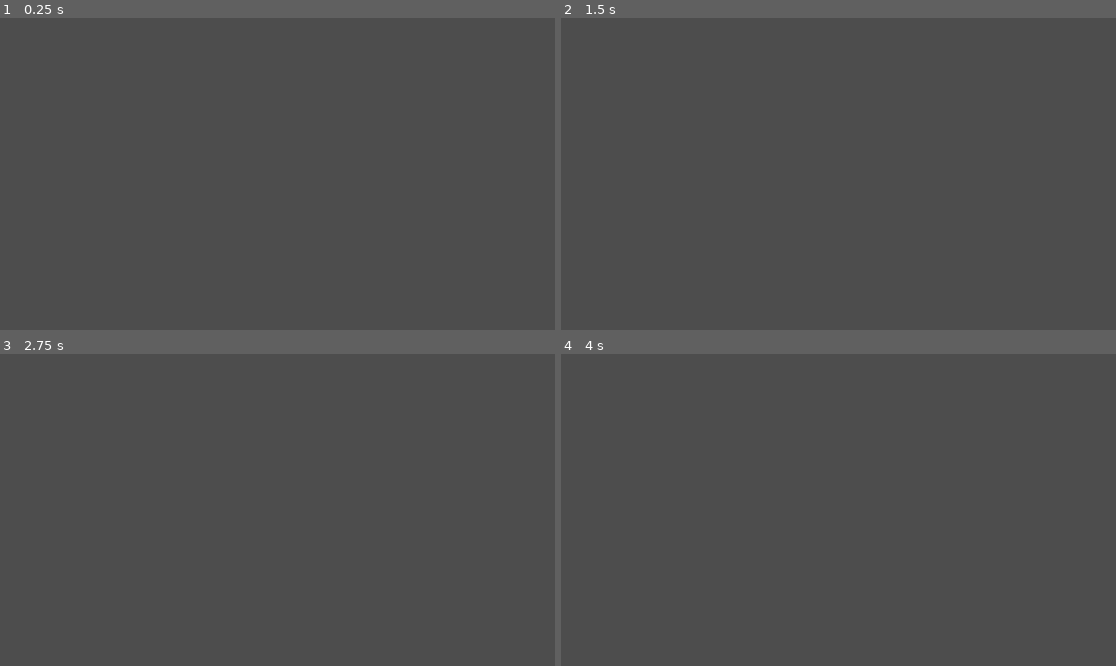
Above: before the commit, frames 1-4 (two rows, left to right).
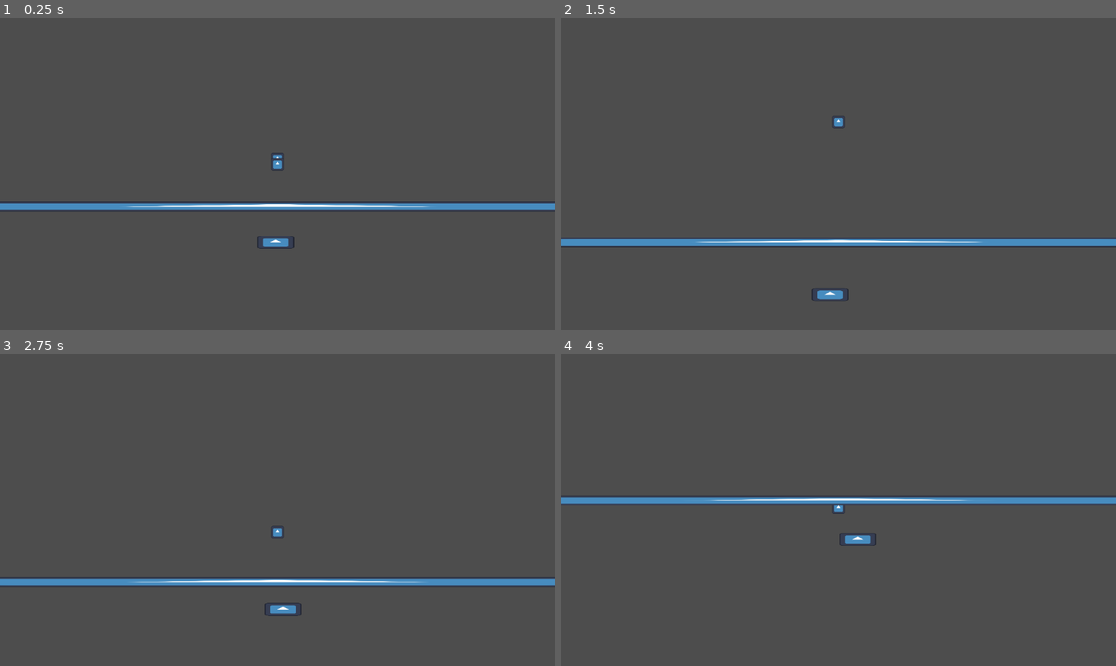
Above: after the commit, the same moments.

Repository: Shaydas1/UWGameJamSpring2025
Game: Godot game, scene res://Scenes/Main.tscn
Two runs of this game, one before a commit and one after it. Both use one fixed random seed, a clock stepped at 60 frames per second and the inputs below. The engine's default icon, where the game draws it, is replaced by a stand-in: a white triangle on a blue panel in a dark square.
Inputs:
- Up to frame 1 (0.25 s): no input
- Up to frame 2 (1.5 s): tap Enter (ui_accept) at 0.5, 0.77 s; hold Left (cast_angle_up) 0.53-1.28 s; tap Space (cast) at 0.6, 1.35 s; hold Right (cast_angle_down) from 1.28 s (still down)
- Up to frame 3 (2.75 s): tap Enter (ui_accept) at 1.52 s; release Right (cast_angle_down) at 2.03 s; hold Left (cast_angle_up) from 2.03 s (still down); tap Space (cast) at 2.1 s
- Up to frame 4 (4 s): tap Space (cast) at 2.85, 3.6 s; tap Enter (ui_accept) at 3.02, 3.77 s; release Left (cast_angle_up) at 3.53 s; hold Right (cast_angle_down) from 3.53 s (still down)

The runs differ from the first frame. In frame 1, 2.7% of the frame differs, in the area x 0-100%, y 43-74%; in frame 2, 2.7%; in frame 3, 2.9%, in the area x 0-100%, y 55-84%; in frame 4, 2.7%.

Commit message:
merge features into main

Diff:
--- a/uwgamejamspring2025/Scenes/Main.tscn
+++ b/uwgamejamspring2025/Scenes/Main.tscn
@@ -1,11 +1,44 @@
-[gd_scene load_steps=3 format=3 uid="uid://clb53t7igyyw6"]
+[gd_scene load_steps=7 format=3 uid="uid://clb53t7igyyw6"]
 
 [ext_resource type="PackedScene" uid="uid://bbss0dxrgjsvn" path="res://Scenes/blobfish.tscn" id="1_r150o"]
 [ext_resource type="PackedScene" uid="uid://bmw64rxg2i8do" path="res://Scenes/Patrol pathes/patrol_path_1.tscn" id="2_idj7w"]
+[ext_resource type="PackedScene" uid="uid://bh31uecwwg144" path="res://Scenes/Player/player.tscn" id="3_pbw6q"]
+[ext_resource type="PackedScene" uid="uid://d0ysbbmva5x1m" path="res://Scenes/Player/hook.tscn" id="4_v1gob"]
+[ext_resource type="Texture2D" uid="uid://ndpwmba1hhrc" path="res://icon.svg" id="5_jw32o"]
+
+[sub_resource type="RectangleShape2D" id="RectangleShape2D_50glp"]
+size = Vector2(151.969, 130.538)
 
 [node name="Main" type="Node2D"]
 
+[node name="Player" parent="." instance=ExtResource("3_pbw6q")]
+position = Vector2(0, -160)
+cast_strength = 2000.0
+
+[node name="Hook" parent="Player" instance=ExtResource("4_v1gob")]
+
+[node name="Camera2D" type="Camera2D" parent="Player/Hook"]
+position = Vector2(0, 160)
+zoom = Vector2(0.2, 0.2)
+position_smoothing_enabled = true
+drag_vertical_enabled = true
+
+[node name="water" type="Area2D" parent="." groups=["water"]]
+
+[node name="CollisionShape2D" type="CollisionShape2D" parent="water"]
+position = Vector2(36780.3, 19581)
+scale = Vector2(556.348, 294.281)
+shape = SubResource("RectangleShape2D_50glp")
+one_way_collision_margin = 3.4
+debug_color = Color(0.102432, 0.561553, 0.865262, 0.42)
+
+[node name="Sprite2D" type="Sprite2D" parent="water"]
+position = Vector2(5, 337)
+scale = Vector2(80.9377, 0.792241)
+texture = ExtResource("5_jw32o")
+
 [node name="Blobfish" parent="." node_paths=PackedStringArray("patrol_path_node") instance=ExtResource("1_r150o")]
+position = Vector2(10, 778)
 patrol_path_node = NodePath("PatrolPath1")
 
 [node name="PatrolPath1" parent="Blobfish" instance=ExtResource("2_idj7w")]
--- a/uwgamejamspring2025/Scenes/blobfish.tscn
+++ b/uwgamejamspring2025/Scenes/blobfish.tscn
@@ -1,17 +1,17 @@
 [gd_scene load_steps=8 format=3 uid="uid://bbss0dxrgjsvn"]
 
-[ext_resource type="Script" uid="uid://d0pttjiudtjan" path="res://Scripts/Fish/blobfish.gd" id="1_gkfby"]
+[ext_resource type="Script" path="res://Scripts/Fish/blobfish.gd" id="1_gkfby"]
 [ext_resource type="Texture2D" uid="uid://ndpwmba1hhrc" path="res://icon.svg" id="3_2vrtk"]
 [ext_resource type="PackedScene" uid="uid://cq0xwuyd6grxr" path="res://Scenes/States/state_dead.tscn" id="3_gkfby"]
 [ext_resource type="PackedScene" uid="uid://cgjm785q5sf6g" path="res://Scenes/States/state_flee.tscn" id="4_2vrtk"]
 [ext_resource type="PackedScene" uid="uid://bg8bh3jp0r6bp" path="res://Scenes/States/state_wander.tscn" id="5_sxe30"]
 
+[sub_resource type="CapsuleShape2D" id="CapsuleShape2D_gkfby"]
+radius = 89.0
+height = 474.0
+
 [sub_resource type="CircleShape2D" id="CircleShape2D_gkfby"]
-radius = 185.011
-
-[sub_resource type="CapsuleShape2D" id="CapsuleShape2D_gkfby"]
-radius = 22.0
-height = 132.0
+radius = 686.698
 
 [node name="Blobfish" type="CharacterBody2D" groups=["active_fish"]]
 script = ExtResource("1_gkfby")
@@ -19,8 +19,13 @@
 
 [node name="Sprite2D" type="Sprite2D" parent="."]
 position = Vector2(0, -2.98023e-08)
-scale = Vector2(1, 0.34375)
+scale = Vector2(3, 1.032)
 texture = ExtResource("3_2vrtk")
+
+[node name="Hitbox" type="CollisionShape2D" parent="."]
+position = Vector2(0, 1.77636e-15)
+rotation = 1.5708
+shape = SubResource("CapsuleShape2D_gkfby")
 
 [node name="StateDead" parent="." instance=ExtResource("3_gkfby")]
 
@@ -38,10 +43,4 @@
 [node name="CollisionShape2D" type="CollisionShape2D" parent="StateWander/ThreatBox"]
 shape = SubResource("CircleShape2D_gkfby")
 
-[node name="Hitbox" type="Area2D" parent="."]
-
-[node name="CollisionShape2D" type="CollisionShape2D" parent="Hitbox"]
-rotation = 1.5708
-shape = SubResource("CapsuleShape2D_gkfby")
-
 [connection signal="timeout" from="StateFleeing/Timer" to="StateFleeing" method="_on_timer_timeout"]
